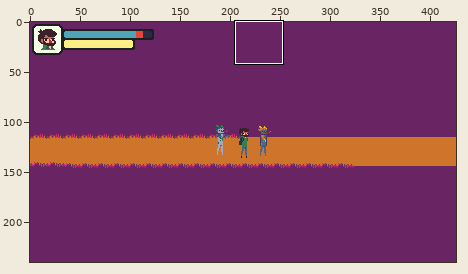
Edited in one commit: pixel-art file (Concept/frame.aseprite). Above, an overview of the earlier version with the close-up marked.
Close-up. Before the commit:
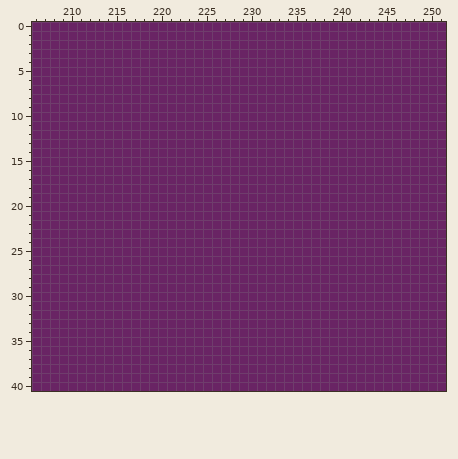
426x240 pixels, 1 frame. Shown: x 206..251, y 0..40.
Now the later version:
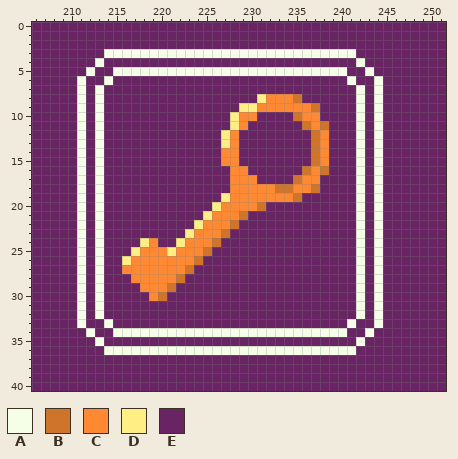
Palette (. is transparent): A #f5ffe8  B #cf752b  C #ff8933  D #ffee83  E #692464
The exact change:
layer "pack" added
Layer "pack":
The author changed colour E to colour A in row 3 at x 214 to 241; in row 4 at x 213 and 242; in row 5 at x 212, 215 to 240 and 243; in row 6 at x 211, 214, 241 and 244; in rows 7 to 32 at x 211, 213, 242 and 244; in row 33 at x 211, 214, 241 and 244.
The author changed colour E to colour A in row 34 at x 212, 215 to 240 and 243; in row 35 at x 213 and 242; in row 36 at x 214 to 241.
The author changed colour E to colour B in row 8 at x 235; in row 9 at x 237; in row 10 at x 235; in row 11 at x 236 and 238; in rows 12 to 15 at x 237; in row 16 at x 236 and 238.
The author changed colour E to colour B in row 17 at x 235; in row 18 at x 233 to 234 and 237; in row 19 at x 235; in row 20 at x 231; in row 21 at x 229; in row 22 at x 228.
The author changed colour E to colour B in row 23 at x 227; in row 24 at x 226; in row 25 at x 225; in row 26 at x 224; in row 27 at x 223; in row 28 at x 222.
The author changed colour E to colour B in row 29 at x 221; in row 30 at x 220.
The author changed colour E to colour C in row 8 at x 232 to 234; in row 9 at x 231 to 236; in row 10 at x 229 to 230 and 236 to 237; in row 11 at x 229 and 237; in rows 12 to 13 at x 228 and 238; in rows 14 to 15 at x 227 to 228 and 238.
The author changed colour E to colour C in row 16 at x 228 to 229 and 237; in row 17 at x 228 to 230 and 236 to 237; in row 18 at x 228 to 232 and 235 to 236; in row 19 at x 228 to 234; in row 20 at x 227 to 230; in row 21 at x 226 to 228.
The author changed colour E to colour C in row 22 at x 225 to 227; in row 23 at x 224 to 226; in row 24 at x 219 and 223 to 225; in row 25 at x 218 to 220 and 222 to 224; in row 26 at x 217 to 223; in row 27 at x 216 to 222.
The author changed colour E to colour C in row 28 at x 217 to 221; in row 29 at x 218 to 220; in row 30 at x 219.
The author changed colour E to colour D in row 8 at x 231; in row 9 at x 229 to 230; in rows 10 to 11 at x 228; in rows 12 to 13 at x 227; in row 19 at x 227; in row 20 at x 226.
The author changed colour E to colour D in row 21 at x 225; in row 22 at x 224; in row 23 at x 223; in row 24 at x 218 and 222; in row 25 at x 217 and 221; in row 26 at x 216.
Boxes around the changes in both close-ups, in picture pixels (x1, y1, x2, y2):
changed: (77, 49, 383, 355)
